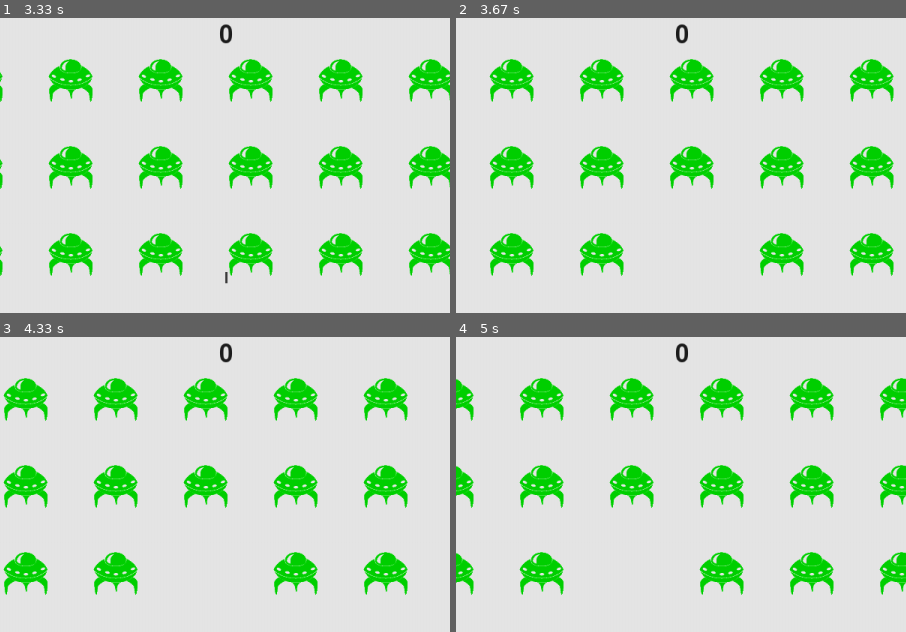
Above: before the commit, frames 1-4 (two rows, left to right).
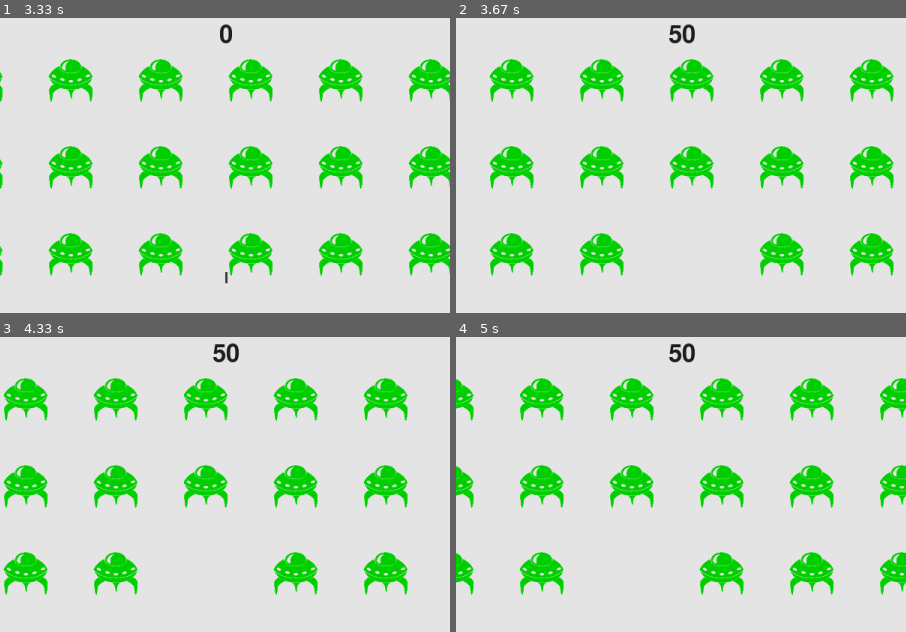
Above: after the commit, the same moments.

Repository: CodeP2/Alien-Invasion-Pygame
Game: pygame game, started from alien_invasion.py
The game is run twice, just before and just after one commit, with the same random seed, the same clock (stepped at 60 frames per second) and the same inputs.
Inputs:
- Up to frame 1 (3.33 s): click "Play" at 0.38 s; tap Space at 0.67 s; hold D 1-1.47 s; hold D 1.5-1.97 s; hold A 2-2.53 s; hold A 2.57-2.97 s; hold D from 3 s (still down)
- Up to frame 2 (3.67 s): release D at 3.63 s
- Up to frame 3 (4.33 s): hold A 3.67-4.13 s; hold D from 4.17 s (still down)
- Up to frame 4 (5 s): release D at 4.63 s; hold D from 4.67 s (still down)
The pictures show only the part of the screen within x 25-75%, y 0-50%; the shares and areas given below are measured in that part.

Frame 1 is identical in both runs. In frame 2, 0.3% of the frame differs, in the area x 47-54%, y 2-9%; in frame 3, 0.3%; in frame 4, 0.3%.

Commit message:
high score now updates and remains until beaten.

Diff:
--- a/alien_invasion.py
+++ b/alien_invasion.py
@@ -136,6 +136,7 @@
             for aliens in collisions.values():
                 self.stats.score += self.settings.alien_points * len(aliens)
             self.sb.prep_score()
+            self.sb.check_high_score()
 
         if not self.aliens:
             # Destroy existing bullets and create new fleet.
--- a/scoreboard.py
+++ b/scoreboard.py
@@ -45,7 +45,9 @@
 
     def check_high_score(self):
         """Check to see if there's a new high score."""
-        pass
+        if self.stats.score > self.stats.high_score:
+            self.stats.high_score = self.stats.score
+            self.prep_high_score()
 
     def show_score(self):
         """Draw score to the screen."""
